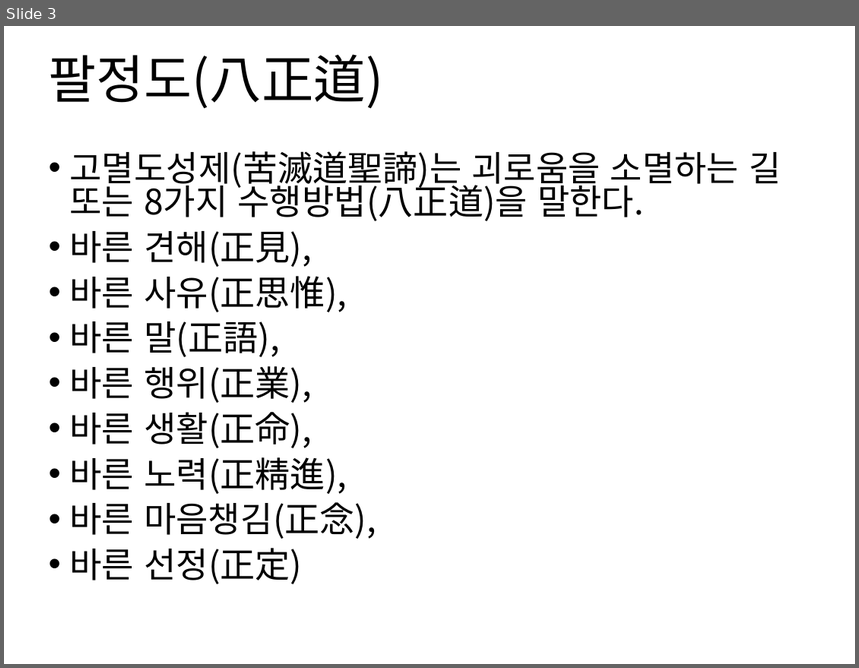
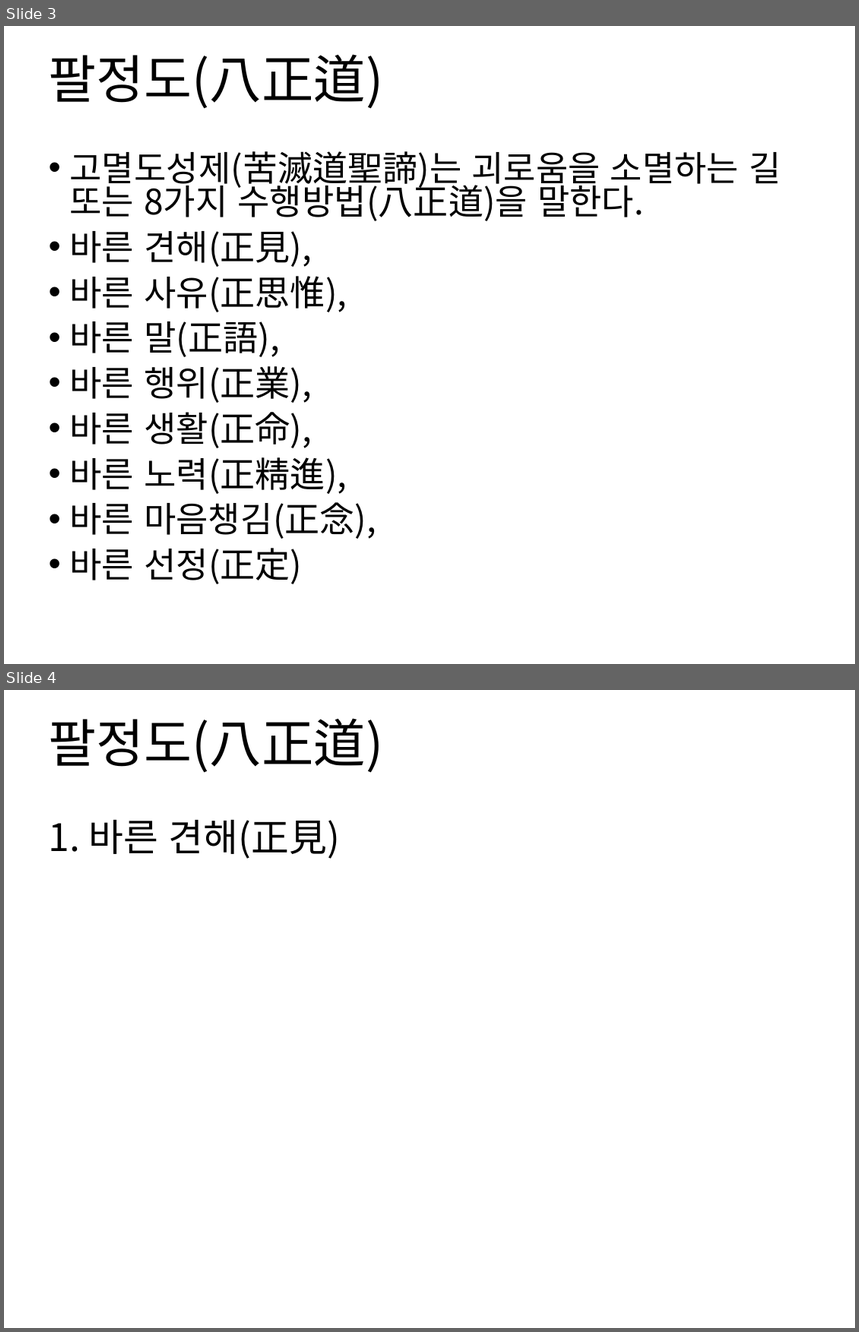
Before and after one commit to kimdaehee5609/FourNobleTruths, a slide deck: DOC/사성제.pptx. Shown one above the other, each under a label of ours: slide 3 before the commit, slides 3 and 4 after it. The pictures are 859x668 and 859x1332 pixels, drawn with LibreOffice and Linux fonts; fonts in the diff are those of the drawing. Boxes give left, top, right and bottom in pixels: in the first picture for what was removed or moved away, otherwise in the second. Text is boxed around its words. In the diff, an @@ line names an element or a change of style, - is before the commit and + after.

Commit message:
2022.07.31.일  팔정도 작성

```diff
--- a/DOC/사성제.pptx
+++ b/DOC/사성제.pptx
@@ slide 4 added at [4, 690, 855, 1328], background #FFFFFF @@
@@ title added at [49, 718, 384, 773], 44 pt, text #000000 @@
+팔정도(八正道)
@@ text added at [49, 820, 340, 859], 32 pt, text #000000 @@
+1. 바른 견해(正見)
```
Also in this commit, not shown: 7 other slides added, 2 other files.
